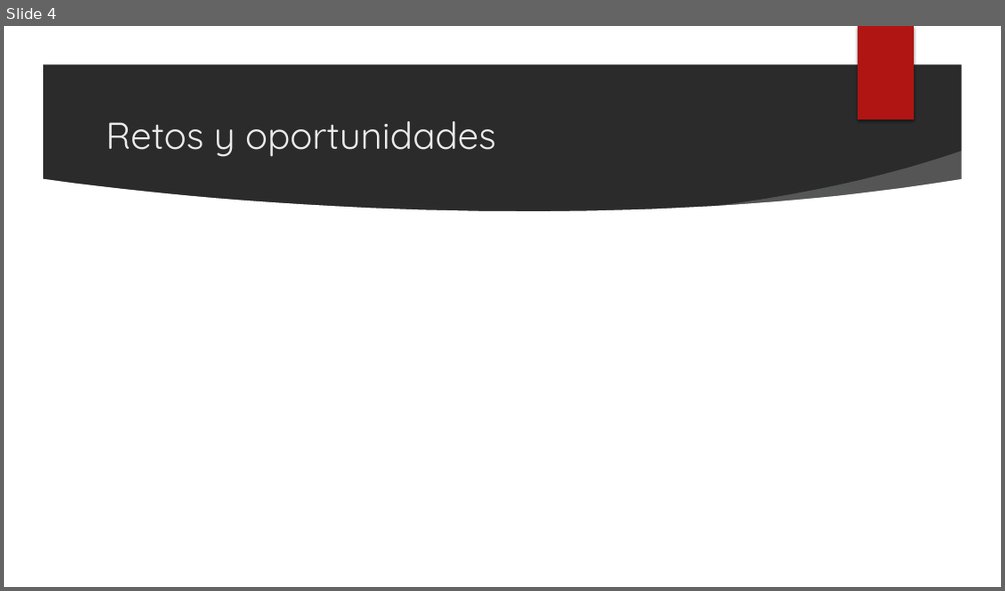
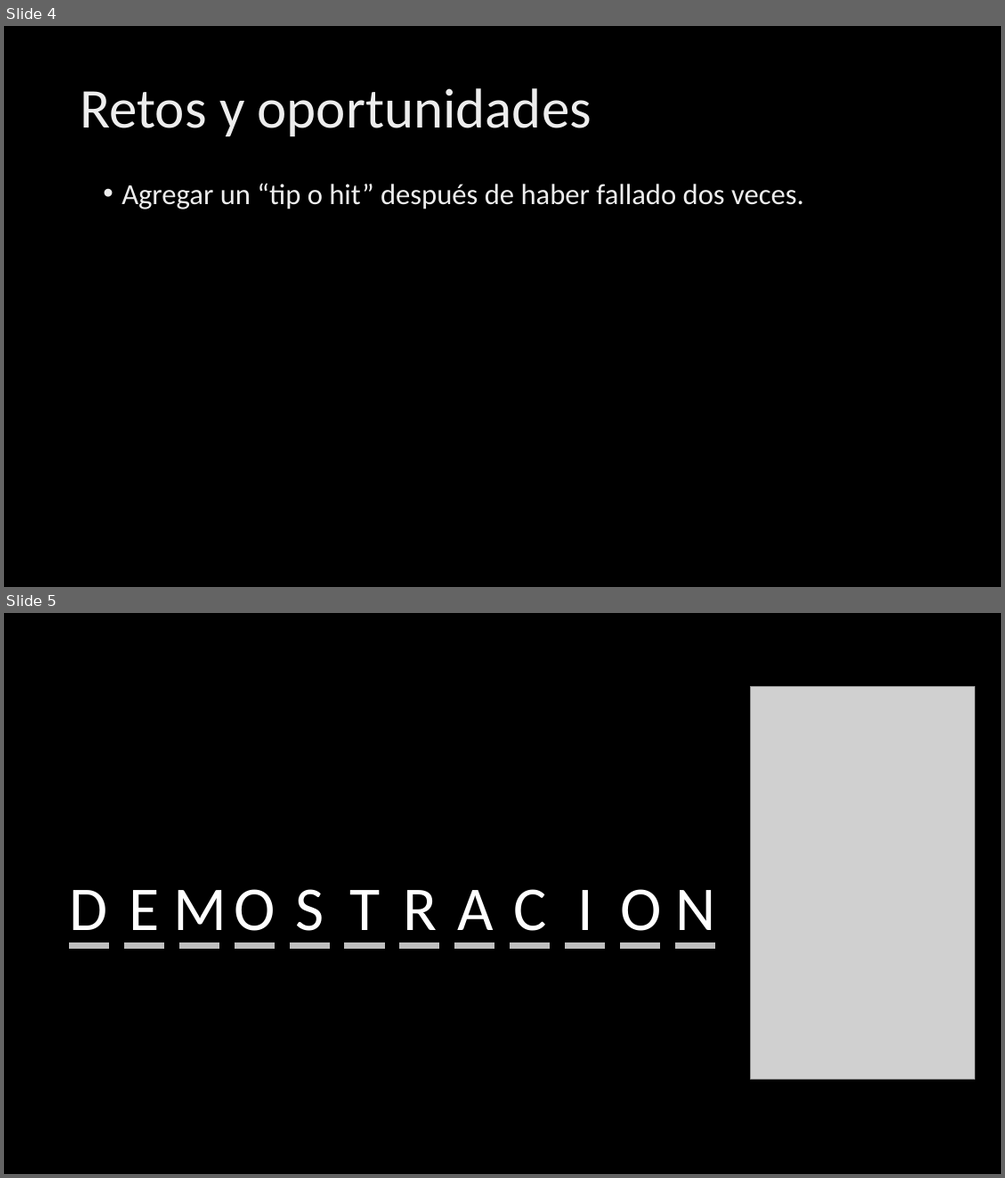
Before and after one commit to ta-data-mexpt/project-build-your-own-game, a slide deck: your-project/Proyecto 1 - Juego.pptx. Shown one above the other, each under a label of ours: slide 4 before the commit, slides 4 and 5 after it. The pictures are 1005x591 and 1005x1178 pixels, drawn with LibreOffice and Linux fonts; fonts in the diff are those of the drawing; grey boxes stand for pictures; background and template pictures are left out; a plain dark background stands for a picture behind light text. Boxes give left, top, right and bottom in pixels: in the first picture for what was removed or moved away, otherwise in the second. Text is boxed around its words. In the diff, an @@ line names an element or a change of style, - is before the commit and + after.

```diff
--- a/your-project/Proyecto 1 - Juego.pptx
+++ b/your-project/Proyecto 1 - Juego.pptx
@@ slide 5 added at (4, 613, 1001, 1174), background picture (left out) @@
@@ picture added at (751, 686, 975, 1078) @@
@@ text added at (166, 864, 233, 948), 60 pt, text #FFFFFF @@
+M
@@ text added at (224, 864, 285, 948), 60 pt, text #FFFFFF @@
+O
@@ text added at (70, 890, 108, 945), 60 pt, text #FFFFFF @@
+D
@@ text added at (129, 890, 159, 945), 60 pt, text #FFFFFF @@
+E
@@ text added at (295, 889, 324, 945), 60 pt, text #FFFFFF @@
+S
@@ text added at (349, 890, 380, 945), 60 pt, text #FFFFFF @@
+T
@@ text added at (403, 890, 437, 945), 60 pt, text #FFFFFF @@
+R
@@ text added at (457, 890, 493, 945), 60 pt, text #FFFFFF @@
+A
@@ text added at (514, 889, 547, 945), 60 pt, text #FFFFFF @@
+C
@@ text added at (578, 890, 594, 945), 60 pt, text #FFFFFF @@
+I
@@ text added at (620, 889, 661, 945), 60 pt, text #FFFFFF @@
+O
@@ text added at (676, 890, 716, 945), 60 pt, text #FFFFFF @@
+N
@@ line added from (69, 946) to (109, 946), #BFBFBF 6 pt @@
@@ line added from (123, 946) to (164, 946), #BFBFBF 6 pt @@
@@ line added from (179, 946) to (219, 946), #BFBFBF 6 pt @@
@@ line added from (235, 946) to (275, 946), #BFBFBF 6 pt @@
@@ line added from (290, 946) to (329, 946), #BFBFBF 6 pt @@
@@ line added from (344, 946) to (385, 946), #BFBFBF 6 pt @@
@@ line added from (399, 946) to (440, 946), #BFBFBF 6 pt @@
@@ line added from (455, 946) to (494, 946), #BFBFBF 6 pt @@
@@ line added from (510, 946) to (550, 946), #BFBFBF 6 pt @@
@@ line added from (565, 946) to (606, 946), #BFBFBF 6 pt @@
@@ line added from (620, 946) to (661, 946), #BFBFBF 6 pt @@
@@ line added from (676, 946) to (715, 946), #BFBFBF 6 pt @@
@@ slide 4 changed as well @@
@@ group removed at (4, 26, 1001, 587): 3 ellipses, 3 freeform shapes @@
@@ rectangle removed at (858, 26, 914, 119) @@
@@ title "Retos y oportunidades": place and size @@
-title "Retos y oportunidades" at (105, 121, 496, 157)
+title "Retos y oportunidades" at (80, 88, 591, 136)
@@ title "Retos y oportunidades" at (80, 88, 591, 136): size 36 to 54 pt, font Quicksand to Calibri, text colour #EBEBEB to gradient #BFBFBF to #EDEDED to #FFFFFF; line spacing 1 to 0.9 @@
@@ text added at (121, 183, 804, 209), 28 pt, text gradient #BFBFBF to #EDEDED to #FFFFFF @@
+• Agregar un “tip o hit” después de haber fallado dos veces.
```
Also in this commit, not shown: 1 other slide changed, 2 other slides added, 2 slides removed, 9 other files.
